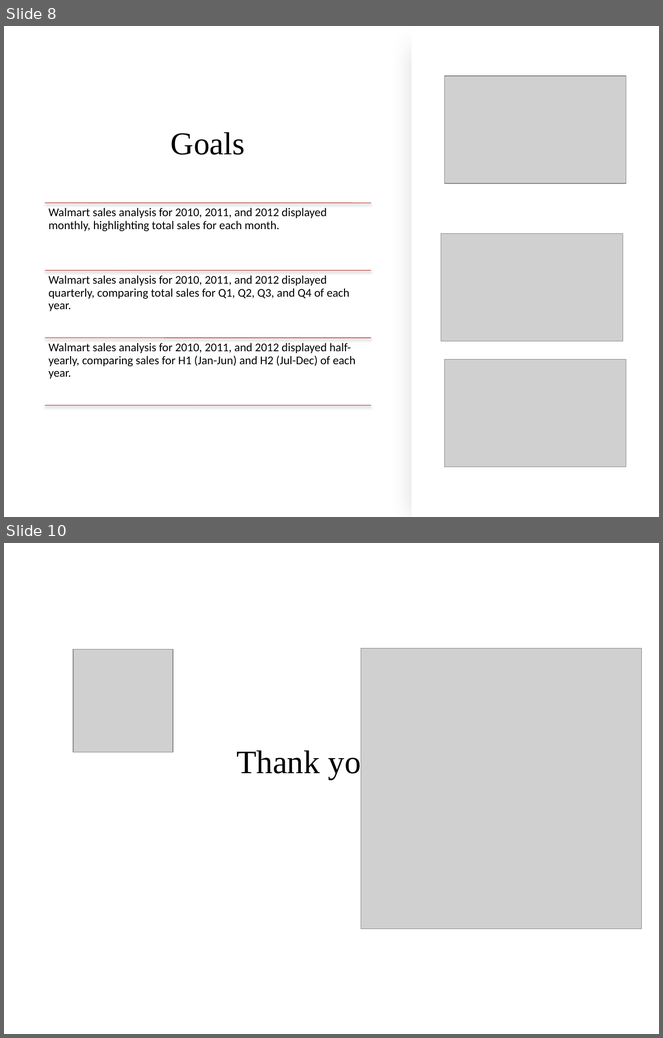
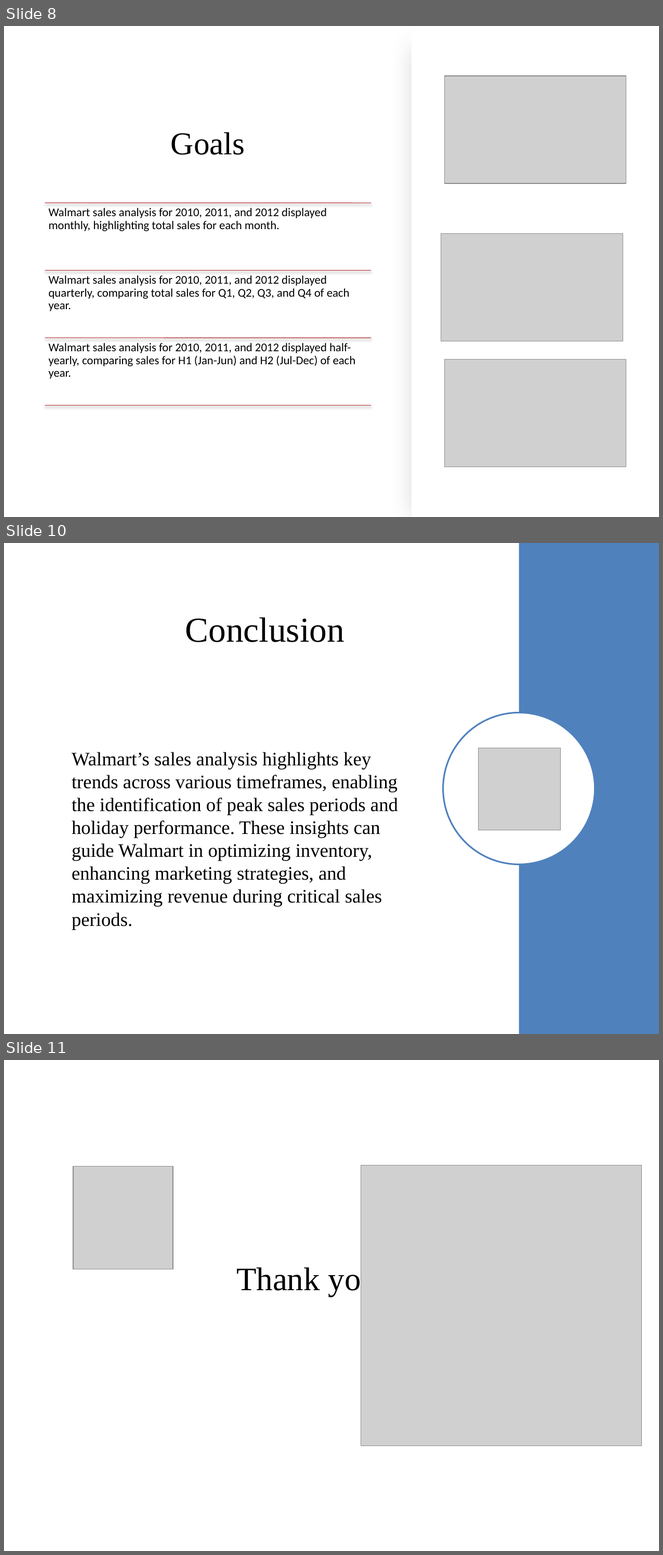
Before and after one commit to Argon07/BigDataProject, a slide deck: datasets/Walmart_Sales_Analysis_Presentation.pptx. Shown one above the other, each under a label of ours: slides 8 and 10 before the commit, slides 8, 10 and 11 after it; the slides between them are not shown. The pictures are 663x1038 and 663x1555 pixels, drawn with LibreOffice and Linux fonts; fonts in the diff are those of the drawing; grey boxes stand for pictures. Boxes give left, top, right and bottom in pixels: in the first picture for what was removed or moved away, otherwise in the second. Text is boxed around its words. In the diff, an @@ line names an element or a change of style, - is before the commit and + after.

```diff
--- a/datasets/Walmart_Sales_Analysis_Presentation.pptx
+++ b/datasets/Walmart_Sales_Analysis_Presentation.pptx
@@ slide 10 added at (4,543,659,1034), background #FFFFFF @@
@@ rectangle added at (519,543,659,1034), fill #4F81BD @@
@@ title added at (185,617,345,642), 38.5 pt, text #000000 @@
+Conclusion
@@ ellipse added at (443,713,595,865), fill #FFFFFF, outline #4F81BD 1.75 pt @@
@@ text added at (72,752,398,930), 21 pt, text #000000 @@
+Walmart’s sales analysis highlights key trends across various timeframes, enabling the identification of peak sales periods and holiday performance. These insights can guide Walmart in optimizing inventory, enhancing marketing strategies, and maximizing revenue during critical sales periods.
@@ picture added at (479,748,561,830) @@
@@ what was slide 10 is now slide 11 @@
```
Also in this commit, not shown: 1 slide changed.
